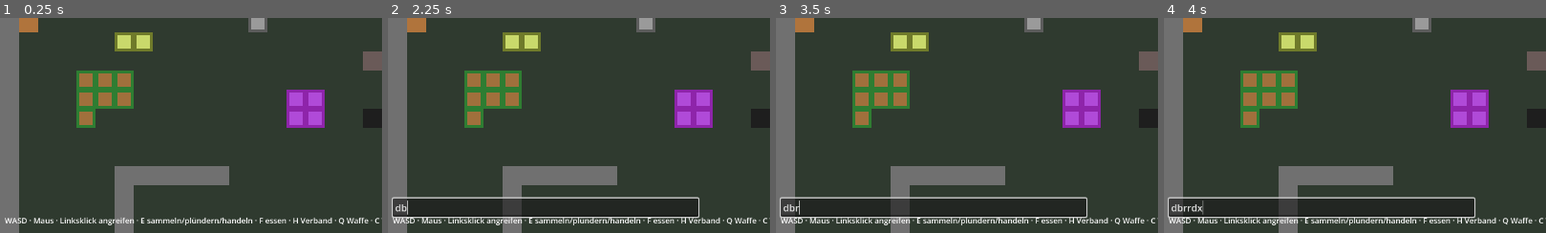
Above: before the commit, frames 1-4 (left to right).
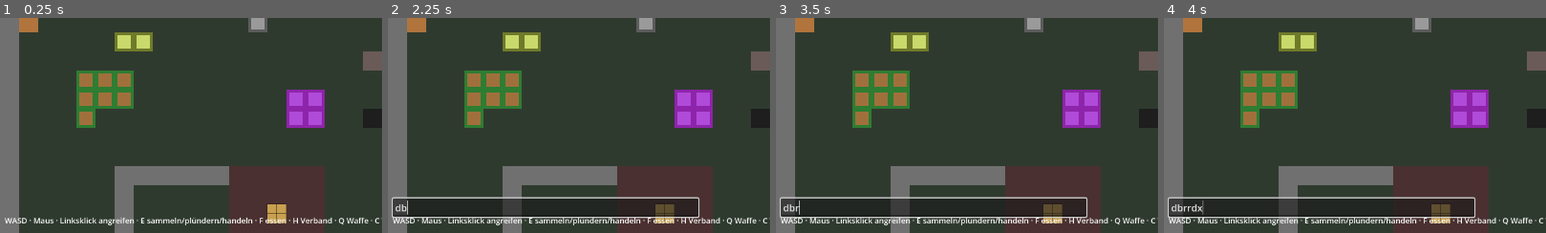
Above: after the commit, the same moments.

Repository: ShivaHaze/godot-game
Game: Godot game, scene res://game/main.tscn
Two runs of this game, one before a commit and one after it. Both use one fixed random seed, a clock stepped at 60 frames per second and the inputs below.
Inputs (mouse positions are % of the whole screen's width and height, from its top left):
- Up to frame 1 (0.25 s): no input
- Up to frame 2 (2.25 s): click "Neues Spiel" at 0.5 s; click "Neues Spiel" at 1.25 s; tap Enter (chat) at 2 s; move the mouse to (72, 45) at 2.02 s; hold D (move_right) from 2.03 s (still down); tap B (build_mode) at 2.1 s; click (72, 45) at 2.17 s
- Up to frame 3 (3.5 s): release D (move_right) at 2.75 s; tap R (respawn) at 2.75 s; drag from (30, 55) to (45, 70) at 2.77 s
- Up to frame 4 (4 s): tap R (respawn) at 3.5 s; move the mouse to (60, 28) at 3.52 s; hold D (move_right) from 3.53 s (still down); tap X (demolish) at 3.6 s
The pictures show only the part of the screen within x 0-50%, y 50-100%; the shares and areas given below are measured in that part.

The runs differ from the first frame. In frame 1, 7.4% of the frame differs, in the area x 60-85%, y 68-100%; in frame 2, 5.6%; in frame 3, 5.6%; in frame 4, 5.6%.

Commit message:
Schritt 33: Räuber-Outpost und datengetriebene Zonen
- Zonen in balance.json (Frieden, Depotgebühr, Raidwaren, Texte); Markt und Outpost als Kacheln mit eigenem Depot (D/R)
- Outpost: kein Kampfverbot, 5 % Gebühr, Raidwaren einlagerbar; Generator setzt einen je Karte fern der Märkte
- Tests an zwei Depots angepasst; 3 neue Tests (208)

Co-Authored-By: Claude Fable 5.1 <noreply@anthropic.com>
Claude-Session: https://claude.ai/code/session_01RmMPQeVBJTnNWy85fL9v8i

Diff:
--- a/data/balance.json
+++ b/data/balance.json
@@ -154,8 +154,28 @@
     "repair_max_loss": 0.2
   },
   "market": {
-    "_doc": "Neutraler Markt (Design [E]): kampffrei, hohe Depotgebühr als Senke. depot_fee = Anteil der eingelagerten Menge, der verloren geht (abgerundet zugunsten der Gebühr); depot_capacity = Stück je Besitzer und Depot.",
-    "depot_fee": 0.2,
+    "_doc": "Depots (alle Zonen): depot_capacity = Stück je Besitzer und Depot. Gebühren stehen je Zone unter 'zones'.",
     "depot_capacity": 200
+  },
+  "zones": {
+    "_doc": "Kartenzonen (tiles.json 'zone'). peace = kein Schaden, Projektile verpuffen, Wölfe jagen nicht, Turrets/Sprengsätze treffen nicht. depot_fee = Anteil beim Einlagern (Senke), raid_goods = Raidwaren einlagerbar. Bauen und Beanspruchen sind in jeder Zone verboten (Texte build_reason/claim_reason).",
+    "market": {
+      "name": "Neutraler Markt",
+      "peace": true,
+      "depot_fee": 0.2,
+      "raid_goods": false,
+      "build_reason": "auf dem Markt wird nicht gebaut",
+      "claim_reason": "Marktland gehört niemandem",
+      "depot_label": "Markt-Depot"
+    },
+    "outpost": {
+      "name": "Räuber-Outpost",
+      "peace": false,
+      "depot_fee": 0.05,
+      "raid_goods": true,
+      "build_reason": "im Räuber-Outpost wird nicht gebaut",
+      "claim_reason": "Outpost-Land gehört niemandem",
+      "depot_label": "Outpost-Depot"
+    }
   }
 }
--- a/data/map.json
+++ b/data/map.json
@@ -1,11 +1,12 @@
 {
-  "_doc": "Karte als Zeichenraster. Zeichen laut tiles.json ('char'); zusaetzlich Spawn-Zeichen aus 'spawn_chars' (liegen auf Boden). Koordinaten: x nach rechts, y nach unten, (0,0) oben links. D = Markt-Depot (liegt auf Marktboden M).",
+  "_doc": "Karte als Zeichenraster. Zeichen laut tiles.json ('char'); zusaetzlich Spawn-Zeichen aus 'spawn_chars' (liegen auf Boden). Koordinaten: x nach rechts, y nach unten, (0,0) oben links. D = Markt-Depot (liegt auf Marktboden M). R = Outpost-Depot (auf Outpost-Boden O).",
   "width": 40,
   "height": 30,
   "spawn_chars": {
     "P": "player",
     "W": "wolf",
-    "D": "depot"
+    "D": "depot",
+    "R": "depot_outpost"
   },
   "rows": [
     "########################################",
@@ -27,11 +28,11 @@
     "#...T..........BB..KK.................C#",
     "#......................................#",
     "#..............................TT......#",
-    "#.....######...................TT......#",
-    "#.....#............................B...#",
-    "#.....#.................###............#",
-    "#.....#.................###............#",
-    "#.......................MMMMM..........#",
+    "#.....######OOOOO..............TT......#",
+    "#.....#.....OOOOO..................B...#",
+    "#.....#.....OOROO.......###............#",
+    "#.....#.....OOOOO.......###............#",
+    "#...........OOOOO.......MMMMM..........#",
     "#...B...............FFF.MMMMM..........#",
     "#...B......W.......TTTT.MMDMM..........#",
     "#..................TTTT.MMMMM...W......#",
--- a/data/tiles.json
+++ b/data/tiles.json
@@ -70,6 +70,15 @@
       "_doc": "Neutraler Markt: kampffrei (kein Schaden, Projektile verpuffen, Wölfe jagen hier nicht), nicht bebaubar, nicht beanspruchbar. D = Markt-Depot auf Marktboden."
     },
     {
+      "id": "outpost",
+      "char": "O",
+      "name": "Räuber-Outpost",
+      "walkable": true,
+      "color": "#4a3030",
+      "zone": "outpost",
+      "_doc": "Kein Kampfverbot, Depot mit niedriger Gebühr, Raidwaren erlaubt (Schwefelware zwingt hierher). R = Outpost-Depot."
+    },
+    {
       "id": "iron_vein",
       "char": "I",
       "name": "Eisenader",
--- a/game/depot_panel.gd
+++ b/game/depot_panel.gd
@@ -73,9 +73,10 @@
 		child.queue_free()
 	if building == null or viewer == null:
 		return
-	var fee := int(roundf(data.balf("market.depot_fee") * 100.0))
-	_title.text = "%s – neutraler Markt. Einlagern kostet %d %% Gebühr, holen ist frei. Bestand %d/%d." % [
-		building.label, fee, world.depot_stock_count(building, viewer.owner_id), data.bali("market.depot_capacity")]
+	var zone := world.zone_at(building.center())
+	var fee := int(roundf(world.depot_fee_of(building) * 100.0))
+	_title.text = "%s – %s. Einlagern kostet %d %% Gebühr, holen ist frei%s. Bestand %d/%d." % [
+		building.label, zone.get("name", "Depot"), fee, "" if zone.get("raid_goods", false) else ", Raidwaren nicht", world.depot_stock_count(building, viewer.owner_id), data.bali("market.depot_capacity")]
 	var stock := world.depot_stock(building, viewer.owner_id)
 	for rid: String in data.resource_order:
 		var have := int(viewer.inventory.get(rid, 0))
--- a/game/hud.gd
+++ b/game/hud.gd
@@ -191,8 +191,9 @@
 		state += "\nDein Claim: %d/%d Kacheln · Vorrat %d Holz (reicht %s)%s" % [mine.tiles.size(), world.data.bali("claim.max_tiles_solo"), int(mine.stock), hours_text, "" if mine.anchor_building_id >= 0 else " · ANKER WEG, Schonfrist läuft"]
 	if here != null and here.owner_id != c.owner_id:
 		state += "\nFremder Claim von %s – Sammeln hier ist Diebstahl" % here.owner_id
-	if world.in_market(c.pos):
-		state += "\nNeutraler Markt: kampffrei, kein Bauen. Depot per E."
+	var zone := world.zone_at(c.pos)
+	if not zone.is_empty():
+		state += "\n%s: %s Depot per E." % [zone.get("name", "Zone"), "kampffrei, kein Bauen." if zone.get("peace", false) else "kein Kampfverbot, Raidwaren handelbar, kein Bauen."]
 	if not c.dead and world.in_transition(c):
 		state += "\nLogout-Übergang: noch %d s (verwundbar, kein Verstecken)" % int(ceilf(world.transition_end(c) - world.time))
 	var weapon_name := String(world.data.items.get(c.active_weapon, {}).get("name", "keine"))
--- a/sim/map_gen.gd
+++ b/sim/map_gen.gd
@@ -19,6 +19,8 @@
 const WOLF: String = "W"
 const MARKET: String = "M"
 const DEPOT: String = "D"
+const OUTPOST: String = "O"
+const OUTPOST_DEPOT: String = "R"
 const MARKET_RADIUS: int = 2  # Markt = 5×5 Kacheln mit Depot in der Mitte
 
 
@@ -87,6 +89,22 @@
 			for dx in range(-MARKET_RADIUS, MARKET_RADIUS + 1):
 				grid[center.y + dy][center.x + dx] = MARKET
 		grid[center.y][center.x] = DEPOT
+	# Ein Räuber-Outpost (Design: kein Kampfverbot, niedrige Gebühr), fern der Märkte
+	for attempt in 40:
+		var center := _random_floor(grid, rng, width, height, 0.3, 1.0)
+		if center.x < MARKET_RADIUS + 1 or center.y < MARKET_RADIUS + 1 or center.x >= width - MARKET_RADIUS - 1 or center.y >= height - MARKET_RADIUS - 1:
+			continue
+		var far := true
+		for other: Vector2i in markets:
+			if other.distance_to(center) < 20.0:
+				far = false
+		if not far:
+			continue
+		for dy in range(-MARKET_RADIUS, MARKET_RADIUS + 1):
+			for dx in range(-MARKET_RADIUS, MARKET_RADIUS + 1):
+				grid[center.y + dy][center.x + dx] = OUTPOST
+		grid[center.y][center.x] = OUTPOST_DEPOT
+		break
 	# Spieler-Spawns am Rand (ruhig), Wolf-Spawns innen (gefährlich)
 	var player_spawns := maxi(1, int(inner_cells / 400.0))
 	var wolf_spawns := maxi(1, int(inner_cells / 400.0))
@@ -108,10 +126,10 @@
 	for y in height:
 		rows.append("".join(grid[y]))
 	return {
-		"_doc": "Generierte Karte (MapGen, Seed %d, %d×%d). Zeichen laut tiles.json; P = Spieler-Spawn, W = Wolf-Spawn, D = Markt-Depot." % [seed, width, height],
+		"_doc": "Generierte Karte (MapGen, Seed %d, %d×%d). Zeichen laut tiles.json; P = Spieler-Spawn, W = Wolf-Spawn, D = Markt-Depot, R = Outpost-Depot." % [seed, width, height],
 		"width": width,
 		"height": height,
-		"spawn_chars": {"P": "player", "W": "wolf", "D": "depot"},
+		"spawn_chars": {"P": "player", "W": "wolf", "D": "depot", "R": "depot_outpost"},
 		"rows": rows,
 	}
 
--- a/sim/sim_claims.gd
+++ b/sim/sim_claims.gd
@@ -112,8 +112,8 @@
 		return "schon beansprucht" if tile_owner[tile] == claim.id else "fremder Claim"
 	if not world.map.in_bounds(tile) or world.map.tile_id(tile) == "obstacle":
 		return "kein Land"
-	if world.map.zone(tile) == "market":
-		return "Marktland gehört niemandem"
+	if not world.map.zone(tile).is_empty():
+		return String(world.zone_def(world.map.zone(tile)).get("claim_reason", "dieses Land gehört niemandem"))
 	if claim.tiles.size() >= data.bali("claim.max_tiles_solo"):
 		return "Obergrenze erreicht (%d Kacheln)" % data.bali("claim.max_tiles_solo")
 	var adjacent := false
--- a/sim/sim_data.gd
+++ b/sim/sim_data.gd
@@ -42,7 +42,7 @@
 	"building.reach", "building.refund_fraction", "building.melee_damage_multiplier", "building.table_capacity", "building.table_max_offers", "building.sign_max_length", "building.sign_read_distance",
 	"effects.bleeding.duration", "effects.bleeding.damage_per_second",
 	"wear.repair_cost_fraction", "wear.repair_max_loss",
-	"market.depot_fee", "market.depot_capacity", "combat.name_range", "combat.corpse_rot_hours",
+	"market.depot_capacity", "zones.market.depot_fee", "zones.outpost.depot_fee", "combat.name_range", "combat.corpse_rot_hours",
 	"claim.max_tiles_solo", "claim.tile_cost_wood", "claim.upkeep_base", "claim.upkeep_growth", "claim.stock_capacity",
 	"claim.shrink_interval_hours", "claim.grace_hours", "claim.min_anchor_distance", "claim.foreign_decay_multiplier",
 ]
@@ -147,7 +147,7 @@
 
 ## Roh-Dictionary der aktuellen Karte (für Übertragung und Speicherung).
 func map_dict() -> Dictionary:
-	return {"width": map_width, "height": map_height, "rows": Array(map_rows), "spawn_chars": {"P": "player", "W": "wolf", "D": "depot"}}
+	return {"width": map_width, "height": map_height, "rows": Array(map_rows), "spawn_chars": {"P": "player", "W": "wolf", "D": "depot", "R": "depot_outpost"}}
 
 
 func tile_id_at(x: int, y: int) -> String:
@@ -409,6 +409,9 @@
 						wolf_spawns.append(Vector2i(x, y))
 					"depot":
 						map_tile_ids.append("market" if tiles.has("market") else "floor")
+						depot_spawns.append(Vector2i(x, y))
+					"depot_outpost":
+						map_tile_ids.append("outpost" if tiles.has("outpost") else "floor")
 						depot_spawns.append(Vector2i(x, y))
 					_:
 						map_tile_ids.append("floor")
--- a/sim/sim_world.gd
+++ b/sim/sim_world.gd
@@ -63,7 +63,12 @@
 	b.placed_time = time
 	b.cells = SimBuilding.cells_for(def["size"], b.origin, 0)
 	map.add_building(b)
-	b.label = "Markt-Depot %d" % depots().size()
+	var zone := zone_def(map.zone(cell))
+	var count := 0
+	for other: SimBuilding in depots():
+		if map.zone(SimMap.cell_of(other.center())) == map.zone(cell):
+			count += 1
+	b.label = "%s %d" % [zone.get("depot_label", "Depot"), count]
 	return b
 
 
@@ -611,8 +616,8 @@
 		var tile := Vector2i(floori(half.x / 2.0), floori(half.y / 2.0))
 		if not map.is_walkable(tile):
 			return "kein freier Boden"
-		if map.zone(tile) == "market":
-			return "auf dem Markt wird nicht gebaut"
+		if not map.zone(tile).is_empty():
+			return String(zone_def(map.zone(tile)).get("build_reason", "hier wird nicht gebaut"))
 		if map.built_half.has(half):
 			return "schon bebaut"
 		center += SimBuilding.half_cell_center(half)
@@ -843,7 +848,7 @@
 			if other != null and other.center().distance_to(center) <= radius:
 				damage_building(other, float(spec["building_damage"]), -1)
 		for c: SimCharacter in spatial.query(center, radius):
-			if not c.dead and c.pos.distance_to(center) <= radius and not in_market(c.pos):
+			if not c.dead and c.pos.distance_to(center) <= radius and not in_peace_zone(c.pos):
 				apply_damage(c, float(spec["character_damage"]), (c.pos - center).normalized() if c.pos != center else Vector2.DOWN, -1, "", "einen Sprengsatz")
 
 
@@ -871,7 +876,7 @@
 		var target: SimCharacter = null
 		var best := radius * radius
 		for other: SimCharacter in spatial.query(center, radius):
-			if other.dead or other.hidden or other.owner_id == b.owner_id or in_market(other.pos):
+			if other.dead or other.hidden or other.owner_id == b.owner_id or in_peace_zone(other.pos):
 				continue
 			var d := other.pos.distance_squared_to(center)
 			# Sichtlinie ab dem Rand des eigenen Bauteils (sonst blockiert sich das Turret selbst), Bauteile zählen
@@ -997,9 +1002,28 @@
 	return result
 
 
-## Kampffreie Zone: auf Marktboden gibt es keinen Schaden.
+## Zonendefinition aus balance.json (leer, wenn keine Zone).
+func zone_def(zone: String) -> Dictionary:
+	return data.balance.get("zones", {}).get(zone, {}) if not zone.is_empty() else {}
+
+
+func zone_at(pos: Vector2) -> Dictionary:
+	return zone_def(map.zone(SimMap.cell_of(pos)))
+
+
+## Marktboden (neutraler Markt).
 func in_market(pos: Vector2) -> bool:
 	return map.zone(SimMap.cell_of(pos)) == "market"
+
+
+## Kampffreie Zone: kein Schaden, Projektile verpuffen, Wölfe und Turrets lassen die Leute in Ruhe.
+func in_peace_zone(pos: Vector2) -> bool:
+	return bool(zone_at(pos).get("peace", false))
+
+
+## Gebühr eines Depots (nach seiner Zone).
+func depot_fee_of(b: SimBuilding) -> float:
+	return float(zone_at(b.center()).get("depot_fee", 0.2))
 
 
 ## Depot in Interaktionsreichweite, sonst null.
@@ -1041,7 +1065,7 @@
 		return reason
 	if not data.resources.has(rid):
 		return "unbekannter Rohstoff"
-	if bool(data.resources[rid].get("raid_good", false)):
+	if bool(data.resources[rid].get("raid_good", false)) and not bool(zone_at(b.center()).get("raid_goods", false)):
 		return "Raidware: am neutralen Markt nicht handelbar"
 	amount = mini(amount, int(c.inventory.get(rid, 0)))
 	if amount <= 0:
@@ -1050,7 +1074,7 @@
 	var room := capacity - depot_stock_count(b, c.owner_id)
 	if room <= 0:
 		return "Depot voll (%d)" % capacity
-	var keep_fraction := 1.0 - data.balf("market.depot_fee")
+	var keep_fraction := 1.0 - depot_fee_of(b)
 	var kept := int(floorf(float(amount) * keep_fraction))
 	if kept <= 0:
 		return "zu wenig, die Gebühr frisst alles"
@@ -1633,7 +1657,7 @@
 		var part := p.velocity * dt / float(steps)
 		for s in steps:
 			p.pos += part
-			if not map.is_walkable(SimMap.cell_of(p.pos)) or map.building_at(p.pos) != null or in_market(p.pos):
+			if not map.is_walkable(SimMap.cell_of(p.pos)) or map.building_at(p.pos) != null or in_peace_zone(p.pos):
 				events.append({"type": "projectile_wall", "pos": p.pos})
 				removed = true
 				break
@@ -1664,7 +1688,7 @@
 ## Fügt Schaden mit Richtungstreffer zu. hit_dir = Flugrichtung des Treffers (Angreifer -> Opfer).
 func apply_damage(victim: SimCharacter, base_damage: float, hit_dir: Vector2, attacker_id: int, effect: String = "", attacker_label: String = "") -> Dictionary:
 	var peace_attacker := get_character(attacker_id)
-	if in_market(victim.pos) or (peace_attacker != null and in_market(peace_attacker.pos)):
+	if in_peace_zone(victim.pos) or (peace_attacker != null and in_peace_zone(peace_attacker.pos)):
 		events.append({"type": "market_peace", "id": victim.id, "attacker": attacker_id, "pos": victim.pos})
 		return {}
 	var side := SimCombat.hit_side(victim.facing, hit_dir, data.balf("combat.front_arc_degrees"), data.balf("combat.back_arc_degrees"))
--- a/sim/wolf_ai.gd
+++ b/sim/wolf_ai.gd
@@ -55,7 +55,7 @@
 	var best: SimCharacter = null
 	var best_d := radius * radius
 	for c: SimCharacter in world.spatial.query(wolf.pos, radius):
-		if c.kind != SimCharacter.Kind.PLAYER or c.dead or c.hidden or world.in_market(c.pos):
+		if c.kind != SimCharacter.Kind.PLAYER or c.dead or c.hidden or world.in_peace_zone(c.pos):
 			continue
 		var d := c.pos.distance_squared_to(wolf.pos)
 		if d <= best_d:
--- a/tests/unit/test_buildings.gd
+++ b/tests/unit/test_buildings.gd
@@ -180,7 +180,7 @@
 	var state := {}
 	world.tick()
 	var snap := NetProtocol.snapshot(world, player.id, known, nodes, state)
-	assert_eq(snap["bld"].size(), 2, "neues Bauteil und das Markt-Depot im Snapshot")
+	assert_eq(snap["bld"].size(), 3, "neues Bauteil und die beiden Depots im Snapshot")
 	var again := NetProtocol.snapshot(world, player.id, known, nodes, state)
 	assert_false(again.has("bld"), "unverändert: nicht nochmal")
 	var mirror := SimWorld.new(data, 0)
--- a/tests/unit/test_market.gd
+++ b/tests/unit/test_market.gd
@@ -22,9 +22,11 @@
 
 
 func _depot() -> SimBuilding:
-	var list := world.depots()
-	assert_eq(list.size(), 1, "ein Depot auf der Handkarte")
-	return list[0]
+	for b: SimBuilding in world.depots():
+		if world.map.zone(SimMap.cell_of(b.center())) == "market":
+			return b
+	assert_true(false, "Markt-Depot auf der Handkarte")
+	return null
 
 
 func test_market_zone_blocks_damage_building_and_claims() -> void:
@@ -167,10 +169,13 @@
 	var gen := SimData.load_from_dir("res://data")
 	var problems := gen.apply_map(MapGen.generate(120, 90, 7))
 	assert_true(problems.is_empty(), "Karte gültig: %s" % [problems])
-	assert_eq(gen.depot_spawns.size(), 3, "3 Märkte auf 120×90")
+	var markets := 0
 	for cell: Vector2i in gen.depot_spawns:
-		assert_eq(gen.map_tile_ids[cell.y * gen.map_width + cell.x], "market")
+		if gen.map_tile_ids[cell.y * gen.map_width + cell.x] != "market":
+			continue  # der Räuber-Outpost hat sein eigenes Depot
+		markets += 1
 		assert_eq(gen.map_tile_ids[(cell.y - 2) * gen.map_width + cell.x - 2], "market", "5×5 Marktboden")
+	assert_eq(markets, 3, "3 Märkte auf 120×90")
 	var big := SimWorld.new(gen, 1)
 	big.setup_new_game()
-	assert_eq(big.depots().size(), 3)
+	assert_eq(big.depots().size(), 4, "3 Markt-Depots und 1 Outpost-Depot")
--- a/tests/unit/test_net.gd
+++ b/tests/unit/test_net.gd
@@ -35,8 +35,9 @@
 	world.add_marker(id)
 	world.tick()
 	var known := {}
+	var building_state := {}  # Bauteile (Depots) nur einmal, wie auf dem Server
 	var node_state := {}
-	var snap := NetProtocol.snapshot(world, id, known, node_state)
+	var snap := NetProtocol.snapshot(world, id, known, node_state, building_state)
 	var ids := {}
 	for row: Array in snap["chars"]:
 		ids[int(row[0])] = row
@@ -47,7 +48,7 @@
 	for intro: Dictionary in snap["intro"]:
 		assert_false(intro.has("rules"), "fremde Regeln werden nie gesendet")
 	assert_true(snap.has("nodes"), "erster Snapshot bringt die Quellen mit")
-	var second := NetProtocol.snapshot(world, id, known, node_state)
+	var second := NetProtocol.snapshot(world, id, known, node_state, building_state)
 	assert_false(second.has("intro"), "bekannte Charaktere: keine Stammdaten mehr")
 	assert_false(second.has("nodes"), "unveränderte Quellen gehen nicht nochmal mit")
 	var block := NetProtocol.self_block(me)
--- /dev/null
+++ b/tests/unit/test_outpost.gd
@@ -0,0 +1,87 @@
+extends GutTest
+## Räuber-Outpost: Zone ohne Kampfverbot, Depot mit niedriger Gebühr, Raidwaren erlaubt; Zonen kommen aus balance.json.
+
+var data: SimData
+var world: SimWorld
+var player: SimCharacter
+
+
+func before_each() -> void:
+	data = SimData.load_from_dir("res://data")
+	world = SimWorld.new(data, 211)
+	world.lod_enabled = false
+	player = world.get_character(world.setup_new_game())
+	for c: SimCharacter in world.characters.values():
+		if c.kind == SimCharacter.Kind.WOLF:
+			c.pos = Vector2(38.5, 28.5)
+			c.home_pos = c.pos
+			c.control = SimCharacter.Controller.NONE
+
+
+func _depot_in(zone: String) -> SimBuilding:
+	for b: SimBuilding in world.depots():
+		if world.map.zone(SimMap.cell_of(b.center())) == zone:
+			return b
+	return null
+
+
+func _outpost_depot() -> SimBuilding:
+	return _depot_in("outpost")
+
+
+func test_outpost_zone_no_peace_no_building() -> void:
+	assert_eq(world.map.zone(Vector2i(12, 19)), "outpost")
+	var depot := _outpost_depot()
+	assert_not_null(depot)
+	assert_eq(depot.label, "Outpost-Depot 1")
+	assert_eq(world.depots().size(), 2, "Markt- und Outpost-Depot")
+	assert_eq(_depot_in("market").label, "Markt-Depot 1", "Zählung je Zone")
+	assert_false(world.in_market(depot.center()))
+	assert_false(world.in_peace_zone(depot.center()), "kein Kampfverbot")
+	assert_true(world.in_peace_zone(Vector2(24.5, 24.5)), "Markt bleibt friedlich")
+	player.pos = Vector2(12.5, 20.5)
+	var victim := world.spawn_player(Vector2(13.3, 20.5), "p2", "Opfer")
+	world.spatial.rebuild(world.characters)
+	world.apply_damage(victim, 10.0, Vector2.RIGHT, player.id)
+	assert_lt(victim.hp, victim.max_hp, "im Outpost gibt es Schaden")
+	player.inventory["wood"] = 10
+	assert_eq(world.can_place(player, "wood_wall", Vector2i(26, 40), 0), "im Räuber-Outpost wird nicht gebaut")
+	assert_eq(world.claims.claim_tile_reason(world, player, Vector2i(13, 20)), "du brauchst einen stehenden Anker")
+
+
+func test_outpost_depot_low_fee_and_raid_goods() -> void:
+	var depot := _outpost_depot()
+	player.pos = depot.center() + Vector2(-1.2, 0)
+	player.inventory["powder"] = 20
+	player.inventory["berries"] = 20
+	assert_almost_eq(world.depot_fee_of(depot), 0.05, 0.001)
+	assert_eq(world.depot_deposit(player, depot, "powder", 20), "", "Raidwaren erlaubt")
+	assert_eq(int(world.depot_stock(depot, "p1")["powder"]), 19, "5 % Gebühr")
+	assert_eq(world.depot_deposit(player, depot, "berries", 20), "")
+	assert_eq(int(world.depot_stock(depot, "p1")["berries"]), 19)
+	var market := _depot_in("market")
+	assert_almost_eq(world.depot_fee_of(market), 0.2, 0.001)
+	player.pos = market.center() + Vector2(-1.2, 0)
+	player.inventory["powder"] = 2
+	assert_eq(world.depot_deposit(player, market, "powder", 2), "Raidware: am neutralen Markt nicht handelbar")
+
+
+func test_generator_places_one_outpost_far_from_markets() -> void:
+	var gen := SimData.load_from_dir("res://data")
+	assert_true(gen.apply_map(MapGen.generate(120, 90, 7)).is_empty())
+	var big := SimWorld.new(gen, 1)
+	big.setup_new_game()
+	var outposts := 0
+	var markets: Array[Vector2] = []
+	var outpost_pos := Vector2.ZERO
+	for b: SimBuilding in big.depots():
+		if big.map.zone(SimMap.cell_of(b.center())) == "outpost":
+			outposts += 1
+			outpost_pos = b.center()
+		else:
+			markets.append(b.center())
+	assert_eq(outposts, 1)
+	assert_eq(markets.size(), 3)
+	for m: Vector2 in markets:
+		assert_gte(m.distance_to(outpost_pos), 20.0, "fern der Märkte")
+	assert_eq(big.map.zone(SimMap.cell_of(outpost_pos) + Vector2i(2, 2)), "outpost", "5×5 Outpost-Boden")
--- a/tests/unit/test_turrets.gd
+++ b/tests/unit/test_turrets.gd
@@ -162,7 +162,10 @@
 			found = true
 	assert_true(found)
 	world.login(player.id)
-	var depot := world.depots()[0]
+	var depot: SimBuilding = null
+	for b: SimBuilding in world.depots():
+		if world.map.zone(SimMap.cell_of(b.center())) == "market":
+			depot = b
 	player.pos = depot.center() + Vector2(-1.2, 0)
 	player.inventory["powder"] = 2
 	assert_eq(world.depot_deposit(player, depot, "powder", 2), "Raidware: am neutralen Markt nicht handelbar")
--- a/tools/screenshot_run.gd
+++ b/tools/screenshot_run.gd
@@ -53,7 +53,7 @@
 	await _frames(5)
 	await _shot("2b_werkbank")
 	main.craft_panel.close()
-	var depot: SimBuilding = main.world.depots()[0]
+	var depot: SimBuilding = main.world.depots()[main.world.depots().size() - 1]
 	builder.pos = depot.center() + Vector2(-1.2, 0.0)
 	builder.prev_pos = builder.pos
 	builder.inventory["berries"] = 7
Not shown, added: tests/unit/test_outpost.gd.uid
Not shown, changed: CLAUDE.md
Not shown, changed: docs/design-doc.md
